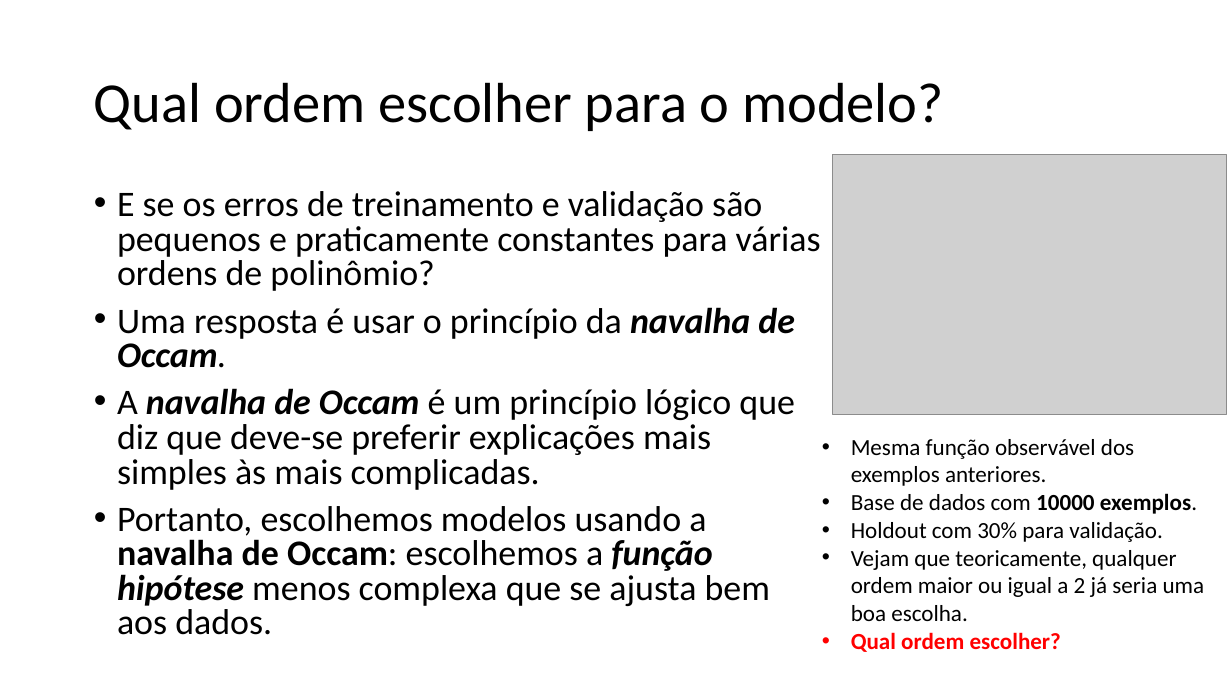
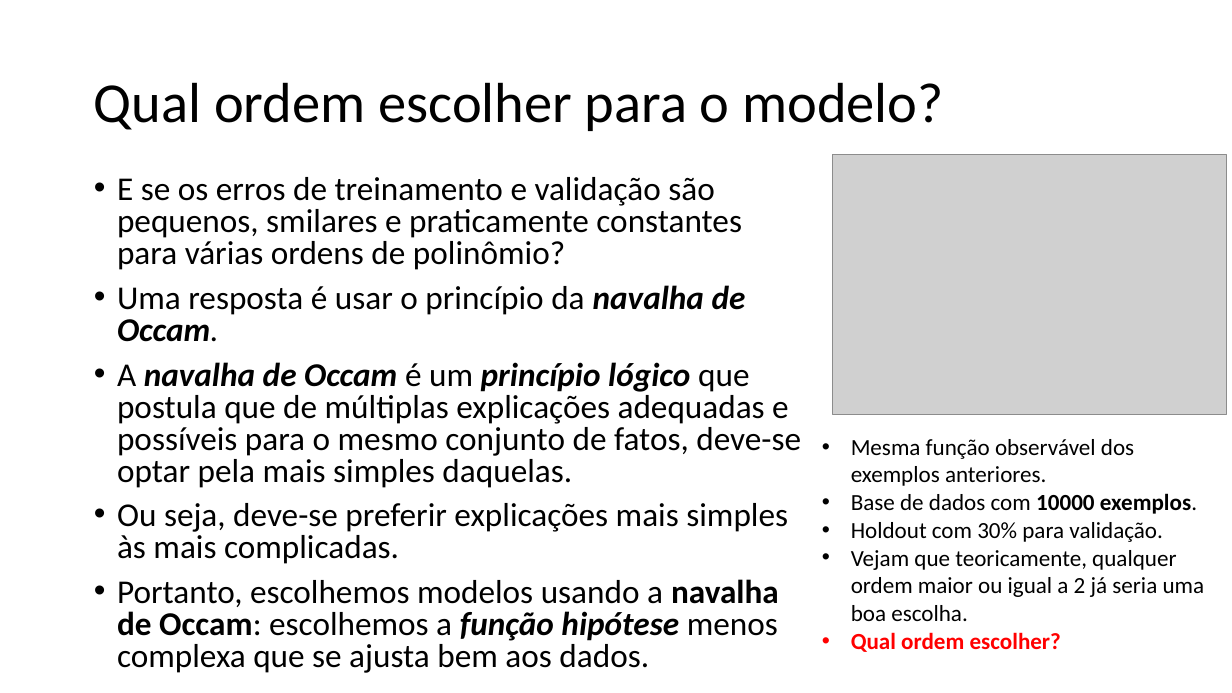
Before and after one commit to zz4fap/t319_aprendizado_de_maquina, a slide deck: slide 12 of slides/T319_Regressão_Linear (Parte V).pptx. Drawn at 1232x693 pixels with LibreOffice and Linux fonts; fonts in the diff are those of the drawing; grey boxes stand for pictures. Boxes give left, top, right and bottom in pixels: in the first picture for what was removed or moved away, otherwise in the second. Text is boxed around its words. In the diff, an @@ line names an element or a change of style, - is before the commit and + after.

```diff
--- a/slides/T319_Regressão_Linear (Parte V).pptx
+++ b/slides/T319_Regressão_Linear (Parte V).pptx
@@ text "E se os erros de ...": place and size @@
-text "E se os erros de ..." at (117, 191, 821, 635)
+text "E se os erros de ..." at (117, 177, 801, 673)
@@ text at (117, 177, 742, 270): text changed; size 28 to 25.9 pt @@
-• E se os erros de treinamento e validação são pequenos e praticamente constantes para várias ordens de polinômio?
+• E se os erros de treinamento e validação são pequenos, smilares e praticamente constantes para várias ordens de polinômio?
@@ text at (117, 285, 779, 673): size 28 to 25.9 pt in "Uma resposta é usar o princípio da ...", "Portanto, escolhemos modelos usando a navalha de ..." @@
@@ text at (117, 362, 801, 564): text changed; size 28 to 25.9 pt @@
-• A navalha de Occam é um princípio lógico que diz que deve-se preferir explicações mais simples às mais complicadas.
+• A navalha de Occam é um princípio lógico que postula que de múltiplas explicações adequadas e possíveis para o mesmo conjunto de fatos, deve-se optar pela mais simples daquelas.
+• Ou seja, deve-se preferir explicações mais simples às mais complicadas.
```
Also in this commit, not shown: 6 other files.
